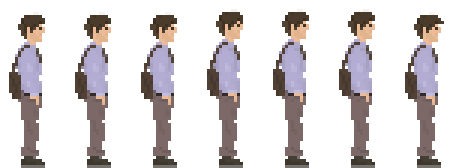
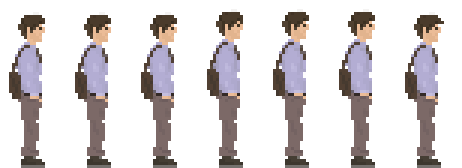
The second 462 × 168 image is a revision of the first. Changes to its layers:
painted on "Ebene #1" over [36, 96, 438, 105]
